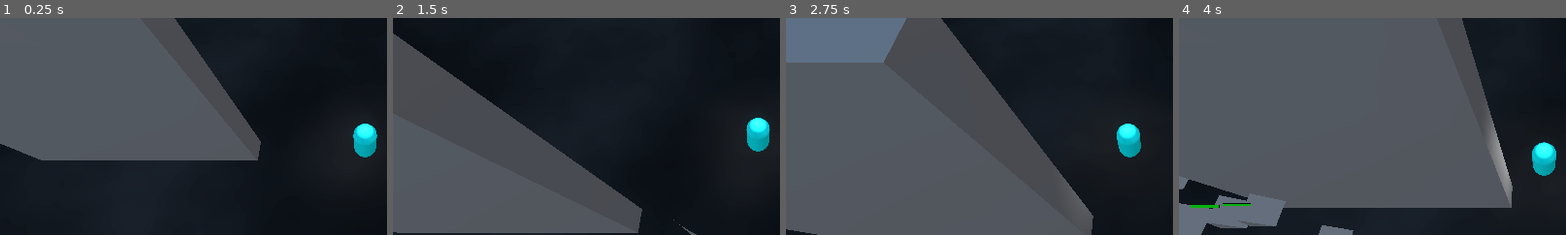
Above: before the commit, frames 1-4 (left to right).
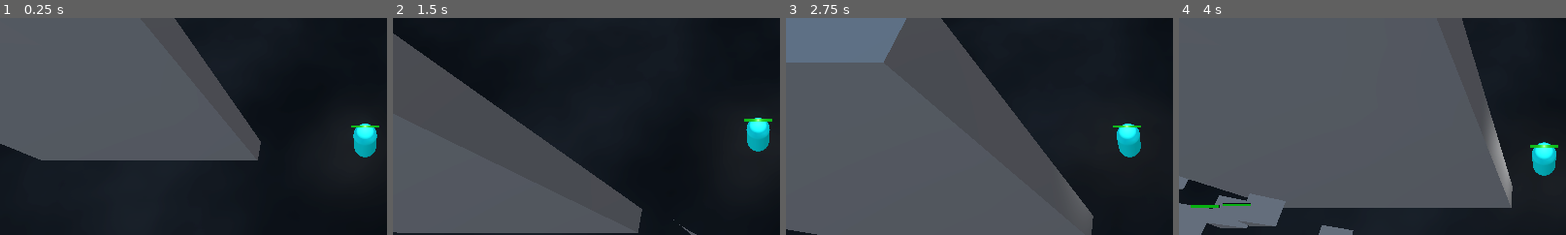
Above: after the commit, the same moments.

Repository: partkyle/GodotProjects
Game: Godot game, scene res://main.tscn
Same seed, same stepped clock (60 frames per second), same inputs: the game is played once before the commit and once after it. The engine's default icon, where the game draws it, is replaced by a stand-in: a white triangle on a blue panel in a dark square.
Inputs (mouse positions are % of the whole screen's width and height, from its top left):
- Up to frame 1 (0.25 s): no input
- Up to frame 2 (1.5 s): tap Enter (ui_accept) at 0.5, 0.77 s; move the mouse to (45, 70) at 0.52 s; hold W (move_up) 0.53-1.25 s; hold F 0.53-1.25 s; click (45, 70) at 0.67 s; drag from (80, 65) to (45, 70) at 1.27 s
- Up to frame 3 (2.75 s): move the mouse to (20, 35) at 2.02 s; hold A (move_left) from 2.03 s (still down); hold F from 2.03 s (still down)
- Up to frame 4 (4 s): release A (move_left) at 2.75 s; release F at 2.75 s; drag from (55, 50) to (20, 35) at 2.77 s; move the mouse to (35, 25) at 3.52 s; hold S (move_down) from 3.53 s (still down); hold F from 3.53 s (still down); tap Enter (ui_accept) at 3.77 s
The pictures show only the part of the screen within x 3-53%, y 18-67%; the shares and areas given below are measured in that part.

The runs differ from the first frame. In frame 1, less than 0.1% of the frame differs, in the area x 90-98%, y 49-51%; in frame 2, 0.1%, in the area x 90-98%, y 46-48%; in frame 3, less than 0.1%; in frame 4, 0.1%.

Commit message:
player death and kill screen

Diff:
--- a/RetroSurvivor/enemy.gd
+++ b/RetroSurvivor/enemy.gd
@@ -62,3 +62,9 @@
 
 func _on_health_component_health_updated(current, total):
 	health_bar.set_health_percent(float(current)/float(total))
+
+
+func _on_area_3d_body_entered(body):
+	if body is Player:
+		var health : HealthComponent = body.get_node('HealthComponent')
+		health.take_damage(10)
--- a/RetroSurvivor/enemy.tscn
+++ b/RetroSurvivor/enemy.tscn
@@ -33,9 +33,12 @@
 script = ExtResource("4_t4b1q")
 
 [node name="Area3D" type="Area3D" parent="."]
+collision_layer = 0
 
 [node name="CollisionShape3D" type="CollisionShape3D" parent="Area3D"]
+transform = Transform3D(1, 0, 0, 0, 1, 0, 0, 0, 1, 0, 1.5, 0)
 shape = SubResource("BoxShape3D_gb81q")
 
 [connection signal="health_below_zero" from="HealthComponent" to="." method="_on_health_component_health_below_zero"]
 [connection signal="health_updated" from="HealthComponent" to="." method="_on_health_component_health_updated"]
+[connection signal="body_entered" from="Area3D" to="." method="_on_area_3d_body_entered"]
--- /dev/null
+++ b/RetroSurvivor/game_over.gd
@@ -0,0 +1,6 @@
+extends CanvasItem
+
+
+func _on_player_death():
+	show()
+	get_tree().paused = true
--- a/RetroSurvivor/main.tscn
+++ b/RetroSurvivor/main.tscn
@@ -15,6 +15,8 @@
 [ext_resource type="Resource" uid="uid://dmticccf3b4mu" path="res://resources/powerups/attack_range.tres" id="11_qsksk"]
 [ext_resource type="Resource" uid="uid://b8dxnhsqnei88" path="res://resources/powerups/damage.tres" id="12_vuq3h"]
 [ext_resource type="Resource" uid="uid://drec0q66v6eb7" path="res://resources/powerups/pickup_radius.tres" id="13_ydjt0"]
+[ext_resource type="Texture2D" uid="uid://cyqf2lb5ojevj" path="res://assets/ded.png" id="15_feeg5"]
+[ext_resource type="Script" path="res://game_over.gd" id="16_hruf7"]
 
 [sub_resource type="ProceduralSkyMaterial" id="ProceduralSkyMaterial_ltofi"]
 sky_horizon_color = Color(0.64625, 0.65575, 0.67075, 1)
@@ -217,6 +219,25 @@
 visible = false
 offset_right = -0.00012207
 choices = Array[Resource("res://resources/powerups/powerup.gd")]([ExtResource("10_cv01b"), ExtResource("11_qsksk"), ExtResource("12_vuq3h"), ExtResource("13_ydjt0")])
+
+[node name="GameOver" type="ColorRect" parent="UI"]
+visible = false
+anchors_preset = 15
+anchor_right = 1.0
+anchor_bottom = 1.0
+grow_horizontal = 2
+grow_vertical = 2
+color = Color(0.156863, 0.156863, 0.156863, 0.682353)
+script = ExtResource("16_hruf7")
+
+[node name="ded" type="TextureRect" parent="UI/GameOver"]
+layout_mode = 1
+anchors_preset = 15
+anchor_right = 1.0
+anchor_bottom = 1.0
+grow_horizontal = 2
+grow_vertical = 2
+texture = ExtResource("15_feeg5")
 
 [node name="PhantomCamera3D" type="Node3D" parent="."]
 transform = Transform3D(1, 0, 0, 0, 0.422618, 0.906308, 0, -0.906308, 0.422618, 0, 12, 6)
@@ -235,6 +256,7 @@
 camera_3D_resource = null
 
 [connection signal="deal_damage" from="Player" to="DamageNotifier" method="_on_player_deal_damage"]
+[connection signal="death" from="Player" to="UI/GameOver" method="_on_player_death"]
 [connection signal="gain_xp" from="Player" to="UI" method="_on_player_gain_xp"]
 [connection signal="level_up" from="Player" to="UI" method="_on_player_level_up"]
 [connection signal="level_up" from="Player" to="UI/UpgradeSelect" method="_on_player_level_up"]
--- a/RetroSurvivor/player.gd
+++ b/RetroSurvivor/player.gd
@@ -4,6 +4,7 @@
 signal level_up(level: int)
 signal gain_xp(xp: int, xp_to_next_level: int)
 signal deal_damage(event: DamageEvent)
+signal death()
 
 var xp := 0
 var level := 1
@@ -12,6 +13,7 @@
 @onready var stats := $StatsComponent
 @onready var attack_aura : AuraAttack = $Attacks/Aura
 @onready var pickup_collider := $Pickup/CollisionShape3D
+@onready var health_bar := $HealthBar
 
 @export var pickup_radius := 5.0 :
 	set(value):
@@ -79,7 +81,10 @@
 
 func _on_health_component_health_below_zero():
 	print('player died')
-	queue_free()
+	death.emit()
 
 func _on_aura_deal_damage(event: DamageEvent):
 	deal_damage.emit(event)
+
+func _on_health_component_health_updated(current, total):
+	health_bar.set_health_percent(float(current)/float(total))
--- a/RetroSurvivor/player.tscn
+++ b/RetroSurvivor/player.tscn
@@ -1,10 +1,11 @@
-[gd_scene load_steps=15 format=3 uid="uid://p0nwwoiajish"]
+[gd_scene load_steps=16 format=3 uid="uid://p0nwwoiajish"]
 
 [ext_resource type="Script" path="res://player.gd" id="1_j4niv"]
 [ext_resource type="Script" path="res://aura_attack.gd" id="2_fagvc"]
 [ext_resource type="Shader" path="res://shaders/dissolve_no_cull.gdshader" id="3_y2jjf"]
 [ext_resource type="Script" path="res://components/stats_component.gd" id="4_2i3uy"]
 [ext_resource type="Script" path="res://components/health_component.gd" id="5_qq8w8"]
+[ext_resource type="PackedScene" uid="uid://dyx8vgqy8667j" path="res://health_bar.tscn" id="6_134om"]
 
 [sub_resource type="StandardMaterial3D" id="StandardMaterial3D_myua3"]
 albedo_color = Color(0, 1, 1, 1)
@@ -86,8 +87,13 @@
 script = ExtResource("4_2i3uy")
 
 [node name="HealthComponent" type="Node3D" parent="."]
+transform = Transform3D(1, 0, 0, 0, 1, 0, 0, 0, 1, 0, 2.37849, 0)
 script = ExtResource("5_qq8w8")
+
+[node name="HealthBar" parent="." instance=ExtResource("6_134om")]
+transform = Transform3D(1, 0, 0, 0, 1, 0, 0, 0, 1, 0, 2.21914, 0)
 
 [connection signal="deal_damage" from="Attacks/Aura" to="." method="_on_aura_deal_damage"]
 [connection signal="body_entered" from="Pickup" to="." method="_on_pickup_body_entered"]
 [connection signal="health_below_zero" from="HealthComponent" to="." method="_on_health_component_health_below_zero"]
+[connection signal="health_updated" from="HealthComponent" to="." method="_on_health_component_health_updated"]
--- a/RetroSurvivor/xp.gd
+++ b/RetroSurvivor/xp.gd
@@ -15,8 +15,8 @@
 func _process(delta):
 	if target:
 		speed += 0.1
-		transform.origin = transform.origin.move_toward(target.transform.origin, speed * delta)
-		if (target.transform.origin - transform.origin).length() < EPSILON:
+		global_position = global_position.move_toward(target.global_position, speed * delta)
+		if (target.global_position - global_position).length() < EPSILON:
 			signal_bus.gain_xp.emit(value)
 			queue_free()
 
Not shown: 1 places in RetroSurvivor/main.tscn that only renumber resources
